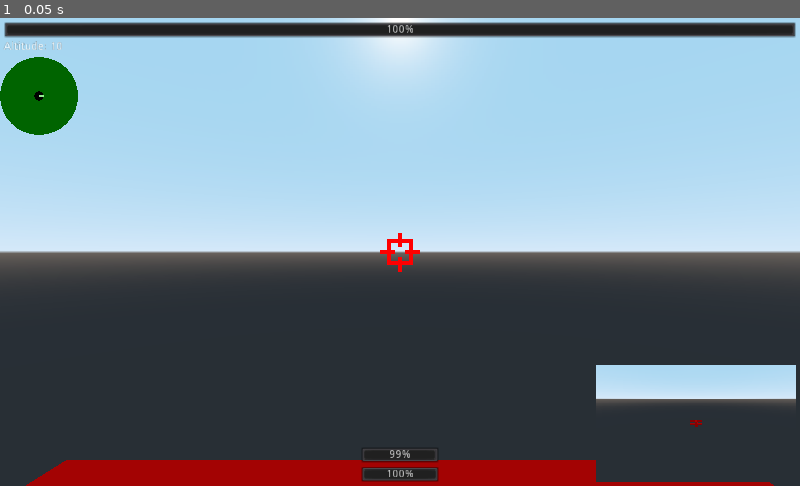
Above: before the commit, frame 1.
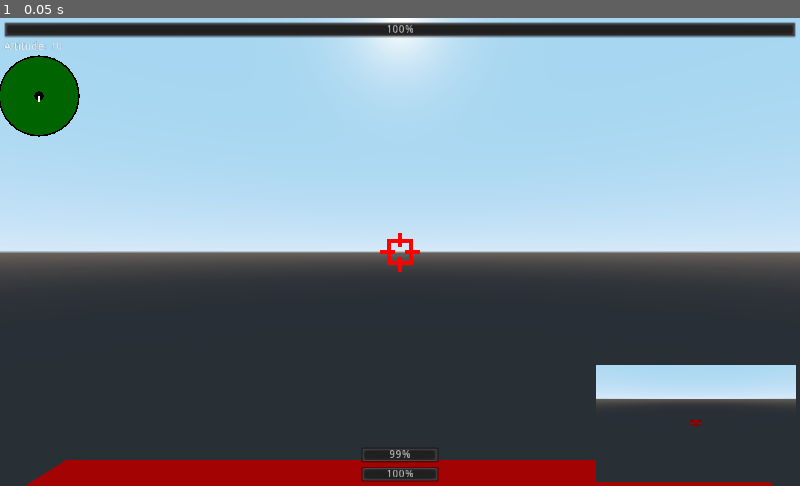
Above: after the commit, the same moment.

Repository: the-alex-g/Biplanes
Game: Godot game, scene res://Plane/PlaneHandler.tscn
Same seed, same stepped clock (60 frames per second), same inputs: the game is played once before the commit and once after it. This scene is started directly instead of the project's main scene.
Inputs:
- Up to frame 1 (0.05 s): no input

The runs differ from the first frame. In frame 1, 0.1% of the frame differs, in the area x 0-10%, y 7-26%.

Commit message:
Update radar display

Diff:
--- a/project/Plane/Biplane.gd
+++ b/project/Plane/Biplane.gd
@@ -13,7 +13,7 @@
 export var gravity := 7.5
 export var accel_factor := 1.6
 export var deaccel_factor := 1.2
-export var secs_fuel := 60.0
+export var secs_fuel := 120.0
 export var ammo := 20
 export var max_speed := 45.0
 export var reload_time := 0.2
--- a/project/Plane/PlaneHUD.tscn
+++ b/project/Plane/PlaneHUD.tscn
@@ -32,8 +32,8 @@
 margin_top = -50.0
 margin_right = 50.0
 margin_bottom = -30.0
-max_value = 60.0
-value = 60.0
+max_value = 120.0
+value = 120.0
 
 [node name="AmmoBar" type="ProgressBar" parent="Control"]
 anchor_left = 0.5
--- a/project/Plane/PlaneHandler.gd
+++ b/project/Plane/PlaneHandler.gd
@@ -61,5 +61,8 @@
 func update_radar_points(points:PoolVector3Array)->void:
 	var flat_points : PoolVector2Array = []
 	for point in points:
-		flat_points.append(_to_vec2(point))
-	emit_signal("update_radar", _to_vec2(_get_plane_position()), _to_vec2(_plane.get_forward()).angle(), flat_points)
+		var q = _to_vec2(point)
+		flat_points.append(q)
+	var q = _to_vec2(_plane.get_forward())
+	q.y *= -1
+	emit_signal("update_radar", _to_vec2(_get_plane_position()), q.angle(), flat_points)
--- a/project/Radar/Radar.gd
+++ b/project/Radar/Radar.gd
@@ -1,5 +1,8 @@
 class_name Radar
 extends Control
+
+export var point_radius := 3.0
+export var pointer_length := 6.0
 
 var scan_radius := 500.0
 var draw_radius := 50.0
@@ -16,9 +19,10 @@
 
 
 func _draw():
+	draw_circle(Vector2.ONE * draw_radius, draw_radius + 2, Color.black)
 	draw_circle(Vector2.ONE * draw_radius, draw_radius, Color.darkgreen)
-	draw_circle(Vector2.ONE * draw_radius, 6, Color.black)
-	draw_line(Vector2.ONE * draw_radius, Vector2.ONE * draw_radius + (Vector2.RIGHT * 6).rotated(direction), Color.lightgreen, 2)
+	draw_circle(Vector2.ONE * draw_radius, pointer_length, Color.black)
+	draw_line(Vector2.ONE * draw_radius, Vector2.ONE * draw_radius + (Vector2.RIGHT * (pointer_length + 2)).rotated(direction + PI/2), Color.white, 2)
 	if points.size() > 0:
 		var points_to_draw : PoolVector2Array = []
 		var nearest_point := Vector2.INF
@@ -29,10 +33,12 @@
 				nearest_point = point
 
 		if points_to_draw.size() == 0:
-			var target := Vector2.ONE * draw_radius + (Vector2.RIGHT * draw_radius).rotated(nearest_point.angle_to_point(center_point))
-			draw_line(Vector2.ONE * draw_radius, target, Color.lightgreen, 2)
+			var target := Vector2.ONE * draw_radius + (Vector2.RIGHT * draw_radius).rotated(nearest_point.angle_to_point(center_point) + PI/2)
+			target.x = draw_radius + (draw_radius - target.x)
+			draw_circle(target, point_radius, Color.red)
 		else:
 			for point in points_to_draw:
 				var target = Vector2(center_point.distance_to(point) * draw_radius / scan_radius, 0)
-				target = Vector2.ONE * draw_radius + target.rotated(point.angle_to_point(center_point))
-				draw_circle(target, 5, Color.lightgreen)
+				target = Vector2.ONE * draw_radius + target.rotated(point.angle_to_point(center_point) + PI/2)
+				target.x = draw_radius + (draw_radius - target.x)
+				draw_circle(target, point_radius, Color.lightgreen)
